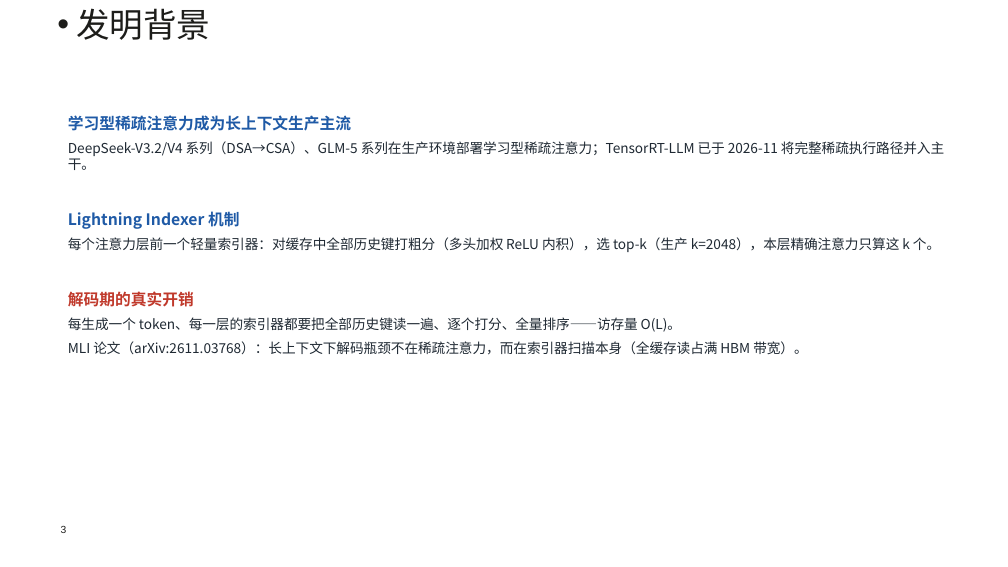
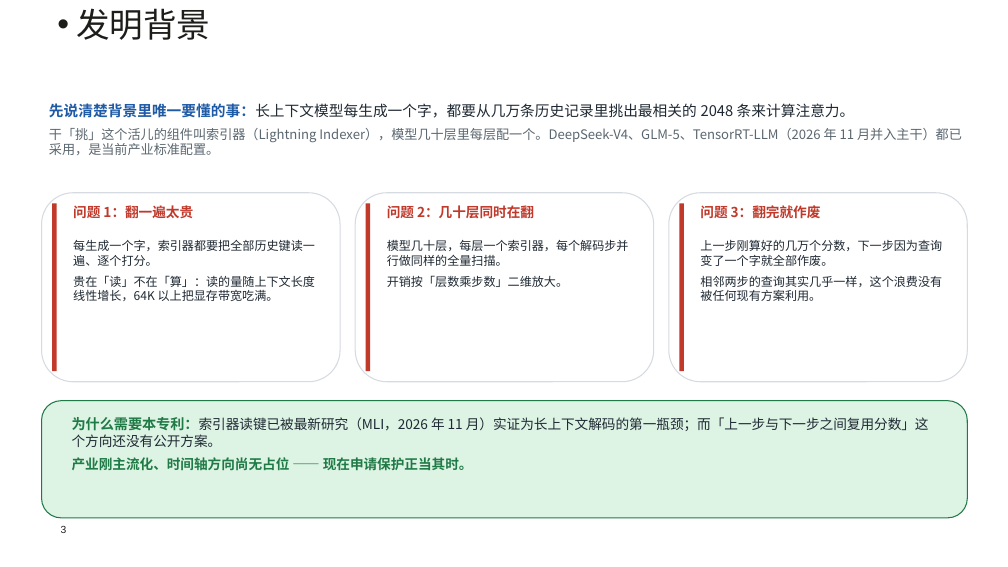
Before and after one commit to sunchendd/patent-ideas, a slide deck: slide 3 of workspace/lazy-topk-indexer/评审材料.pptx. Drawn at 1008x567 pixels with LibreOffice and Linux fonts; fonts in the diff are those of the drawing; background and template pictures are left out. Boxes give left, top, right and bottom in pixels: in the first picture for what was removed or moved away, otherwise in the second. Text is boxed around its words. In the diff, an @@ line names an element or a change of style, - is before the commit and + after.

Commit message:
update lazy-topk-indexer 评审材料：按评审叙事重写（白话背景/对比表/前后流程图/公式转图/走例/数字卡片/防什么保护点），新增 4 张图

```diff
--- a/workspace/lazy-topk-indexer/评审材料.pptx
+++ b/workspace/lazy-topk-indexer/评审材料.pptx
@@ text at <box>49,103,962,155</box>: text changed; size 13 to 12.5 pt; text colour #1F2933 to #5B6770 @@
-学习型稀疏注意力成为长上下文生产主流
-DeepSeek-V3.2/V4 系列（DSA→CSA）、GLM-5 系列在生产环境部署学习型稀疏注意力；TensorRT-LLM 已于 2026-11 将完整稀疏执行路径并入主干。
-Lightning Indexer 机制
-每个注意力层前一个轻量索引器：对缓存中全部历史键打粗分（多头加权 ReLU 内积），选 top-k（生产 k=2048），本层精确注意力只算这 k 个。
-解码期的真实开销
-每生成一个 token、每一层的索引器都要把全部历史键读一遍、逐个打分、全量排序——访存量 O(L)。
-MLI 论文（arXiv:2611.03768）：长上下文下解码瓶颈不在稀疏注意力，而在索引器扫描本身（全缓存读占满 HBM 带宽）。
+先说清楚背景里唯一要懂的事：长上下文模型每生成一个字，都要从几万条历史记录里挑出最相关的 2048 条来计算注意力。
+干「挑」这个活儿的组件叫索引器（Lightning Indexer），模型几十层里每层配一个。DeepSeek-V4、GLM-5、TensorRT-LLM（2026 年 11 月并入主干）都已采用，是当前产业标准配置。
@@ rounded rectangle added at <box>42,193,340,382</box>, fill #FFFFFF, outline #D5DBE1 1 pt @@
@@ rectangle added at <box>52,203,57,371</box>, fill #C0392B @@
@@ text added at <box>73,204,193,222</box>, 13 pt, text #C0392B, bold @@
+问题 1：翻一遍太贵
@@ rounded rectangle added at <box>355,193,654,382</box>, fill #FFFFFF, outline #D5DBE1 1 pt @@
@@ rectangle added at <box>366,203,370,371</box>, fill #C0392B @@
@@ text added at <box>387,204,534,222</box>, 13 pt, text #C0392B, bold @@
+问题 2：几十层同时在翻
@@ rounded rectangle added at <box>669,193,967,382</box>, fill #FFFFFF, outline #D5DBE1 1 pt @@
@@ rectangle added at <box>679,203,684,371</box>, fill #C0392B @@
@@ text added at <box>700,205,821,219</box>, 13 pt, text #C0392B, bold @@
+问题 3：翻完就作废
@@ text added at <box>73,240,315,301</box>, 11.5 pt, text #1F2933 @@
+每生成一个字，索引器都要把全部历史键读一遍、逐个打分。
+贵在「读」不在「算」：读的量随上下文长度线性增长，64K 以上把显存带宽吃满。
@@ text added at <box>387,240,629,287</box>, 11.5 pt, text #1F2933 @@
+模型几十层，每层一个索引器，每个解码步并行做同样的全量扫描。
+开销按「层数乘步数」二维放大。
@@ text added at <box>700,240,942,301</box>, 11.5 pt, text #1F2933 @@
+上一步刚算好的几万个分数，下一步因为查询变了一个字就全部作废。
+相邻两步的查询其实几乎一样，这个浪费没有被任何现有方案利用。
@@ rounded rectangle added at <box>42,400,967,518</box>, fill #DDF3E4, outline #1F7A46 1 pt @@
@@ text added at <box>72,417,929,471</box>, 13 pt, text #1F2933 @@
+为什么需要本专利：索引器读键已被最新研究（MLI，2026 年 11 月）实证为长上下文解码的第一瓶颈；而「上一步与下一步之间复用分数」这个方向还没有公开方案。
+产业刚主流化、时间轴方向尚无占位 —— 现在申请保护正当其时。
```
Also in this commit, not shown: 9 other slides changed, 4 other files.
